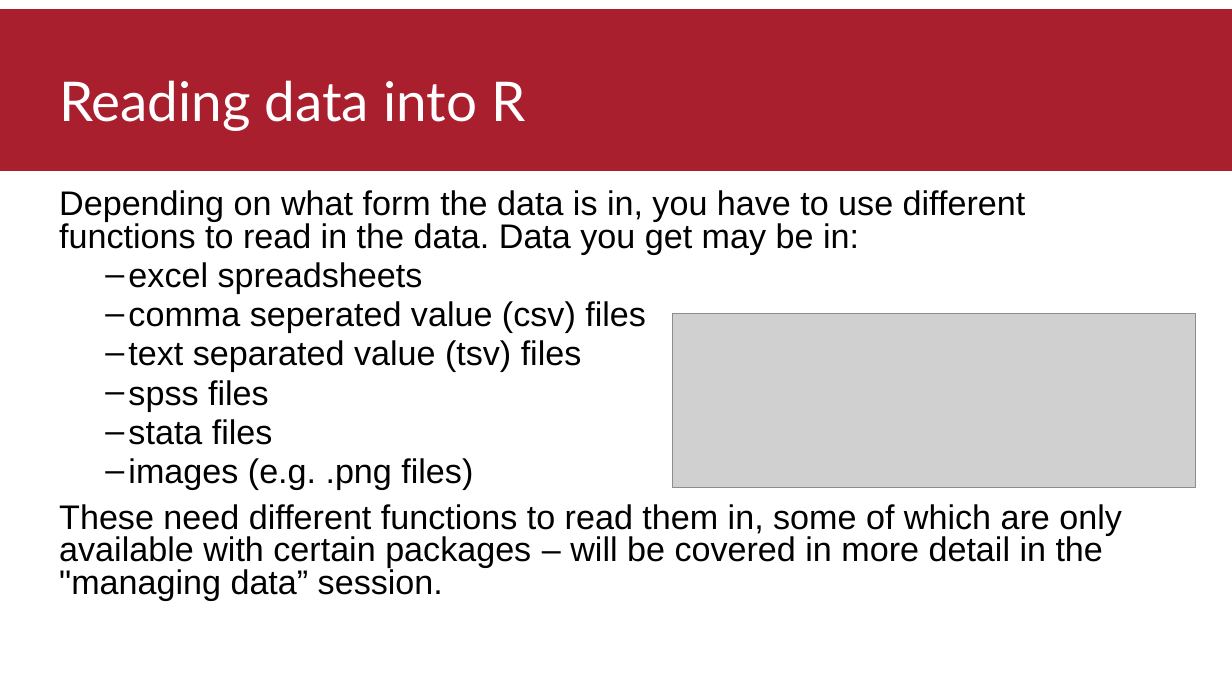
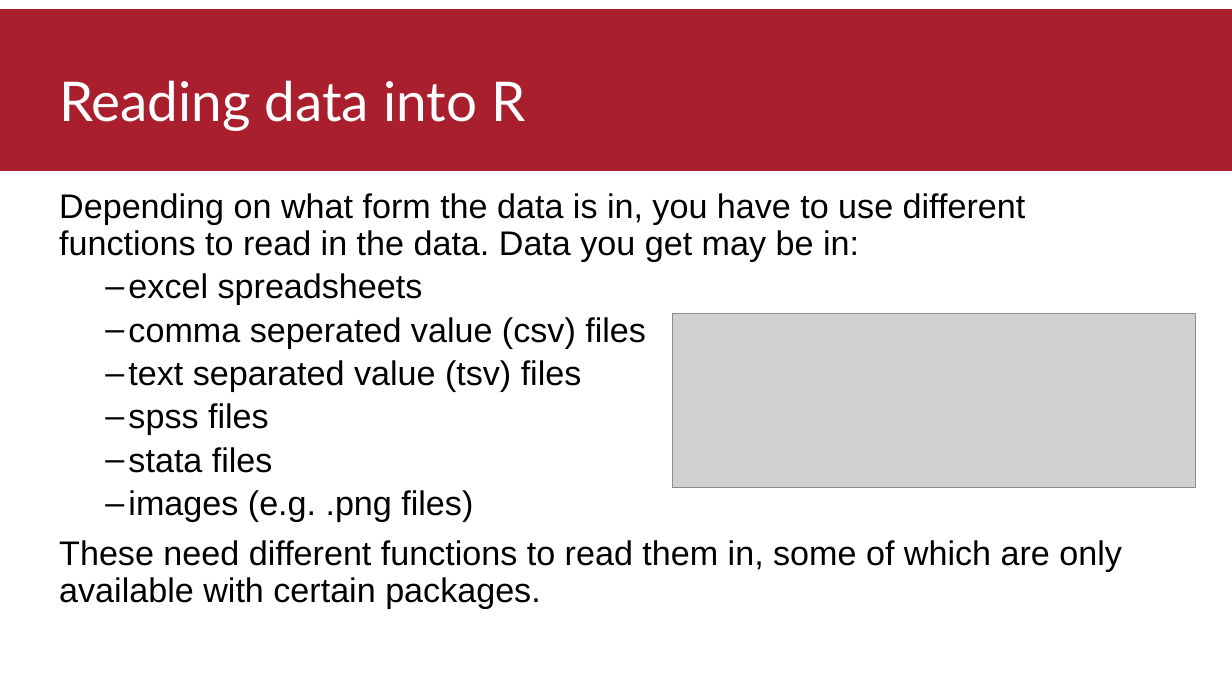
Before and after one commit to thomasbattram/how_to_write_a_script, a slide deck: slide 11 of slides/how_to_write_a_script_final.pptx. Drawn at 1232x693 pixels with LibreOffice and Linux fonts; fonts in the diff are those of the drawing; grey boxes stand for pictures; background and template pictures are left out. Boxes give left, top, right and bottom in pixels: in the first picture for what was removed or moved away, otherwise in the second. Text is boxed around its words. In the diff, an @@ line names an element or a change of style, - is before the commit and + after.

```diff
--- a/slides/how_to_write_a_script_final.pptx
+++ b/slides/how_to_write_a_script_final.pptx
@@ text at (x1=59, y1=193, x2=1026, y2=522): line spacing 0.8 to 0.9 @@
@@ text at (x1=59, y1=540, x2=1122, y2=608): text changed @@
-These need different functions to read them in, some of which are only available with certain packages – will be covered in more detail in the "managing data” session.
+These need different functions to read them in, some of which are only available with certain packages.
```
Also in this commit, not shown: 7 other slides changed, 1 slide added, 5 other files.
